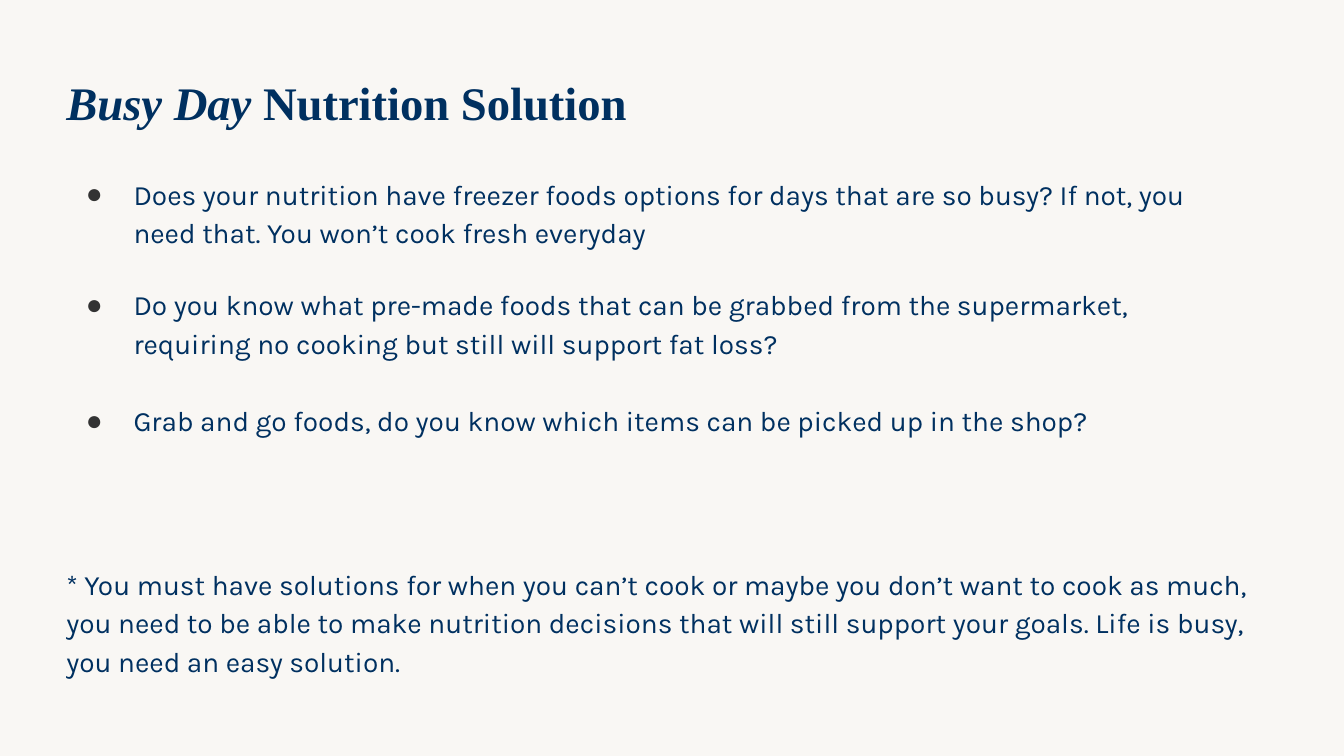
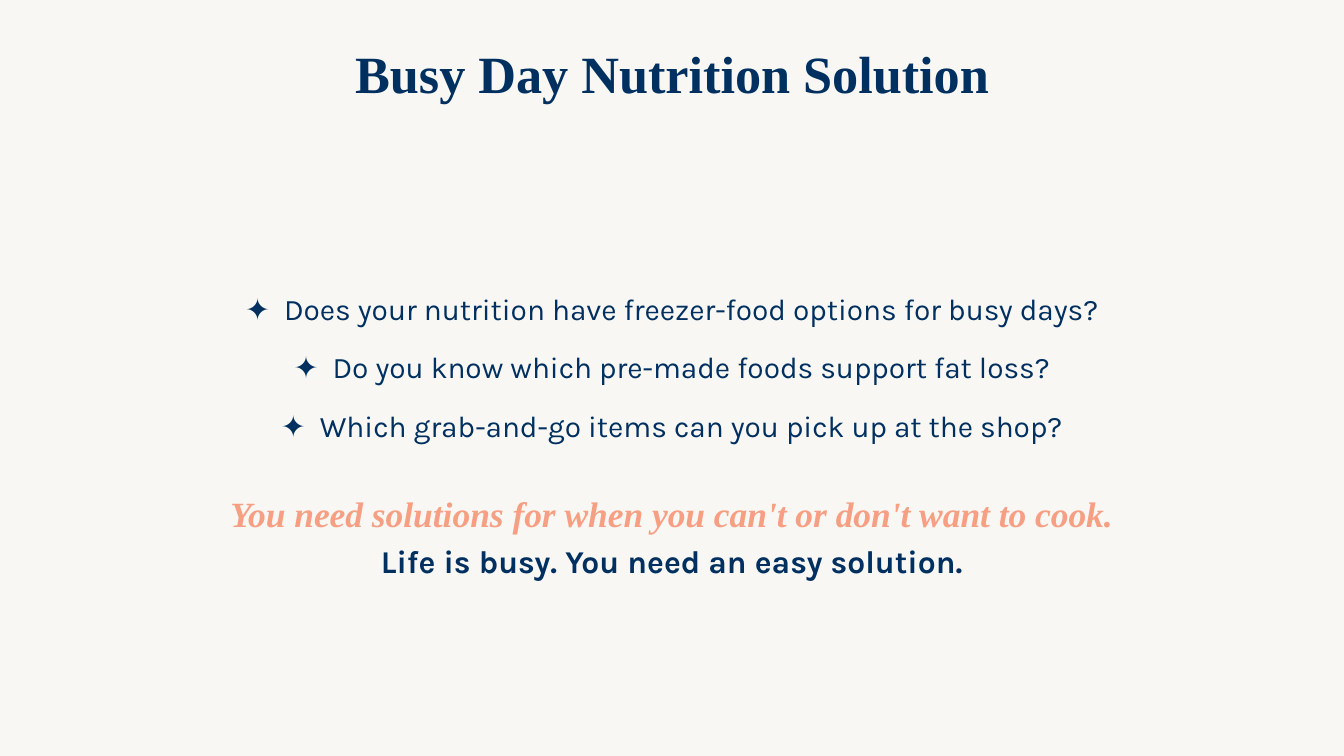
Before and after one commit to WeAreWLA/21-day-reset, a slide deck: slide 15 of decks/Day 5 - Free 5 Day Reset/Day 5 - Free 5 Day Reset.pptx. Drawn at 1344x756 pixels with LibreOffice and Linux fonts; fonts in the diff are those of the drawing. Boxes give left, top, right and bottom in pixels: in the first picture for what was removed or moved away, otherwise in the second. Text is boxed around its words. In the diff, an @@ line names an element or a change of style, - is before the commit and + after.

```diff
--- a/decks/Day 5 - Free 5 Day Reset/Day 5 - Free 5 Day Reset.pptx
+++ b/decks/Day 5 - Free 5 Day Reset/Day 5 - Free 5 Day Reset.pptx
@@ text "Busy Day Nutrition Solution": place and size @@
-text "Busy Day Nutrition Solution" at [66,87,627,129]
+text "Busy Day Nutrition Solution" at [355,56,989,104]
@@ text "Busy Day Nutrition Solution" at [355,56,989,104]: size 25 to 28 pt; italic off in "Busy Day"; alignment left to centre; line spacing 1.15 to 1; less space between paragraphs @@
@@ text "✦ Does your nutrition have ..." at [230,299,1113,581]: vertical alignment top to middle @@
@@ text at [230,299,1113,581]: text changed; size 15 to 16 pt @@
-● Does your nutrition have freezer foods options for days that are so busy? If not, you need that. You won’t cook fresh everyday
-● Do you know what pre-made foods that can be grabbed from the supermarket, requiring no cooking but still will support fat loss?
-● Grab and go foods, do you know which items can be picked up in the shop?
+✦ Does your nutrition have freezer-food options for busy days?
+✦ Do you know which pre-made foods support fat loss?
+✦ Which grab-and-go items can you pick up at the shop?
+You need solutions for when you can't or don't want to cook.
+Life is busy. You need an easy solution.
@@ text removed at [66,575,1246,679] @@
-* You must have solutions for when you can’t cook or maybe you don’t want to cook as much, you need to be able to make nutrition decisions that will still support your goals. Life is busy, you need an easy solution.
```
Also in this commit, not shown: 25 other slides changed.
